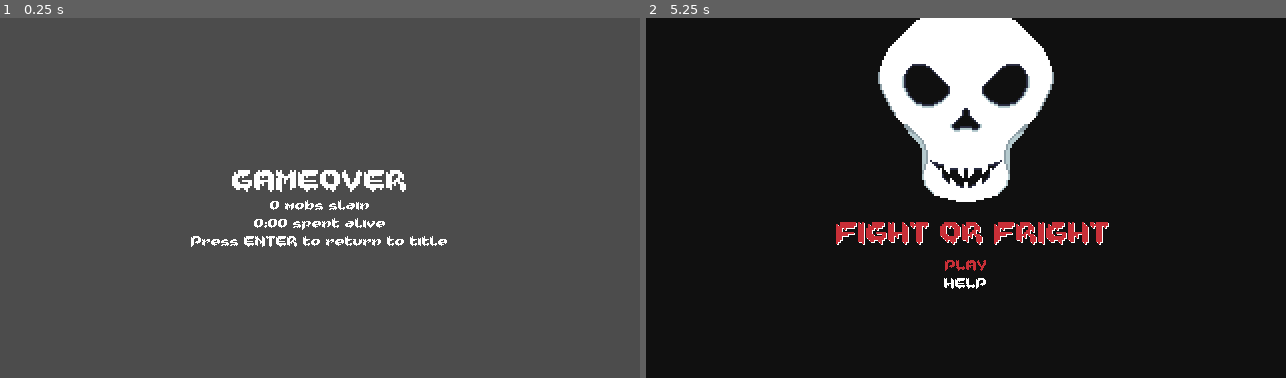
Above: before the commit, frames 1-2 (left to right).
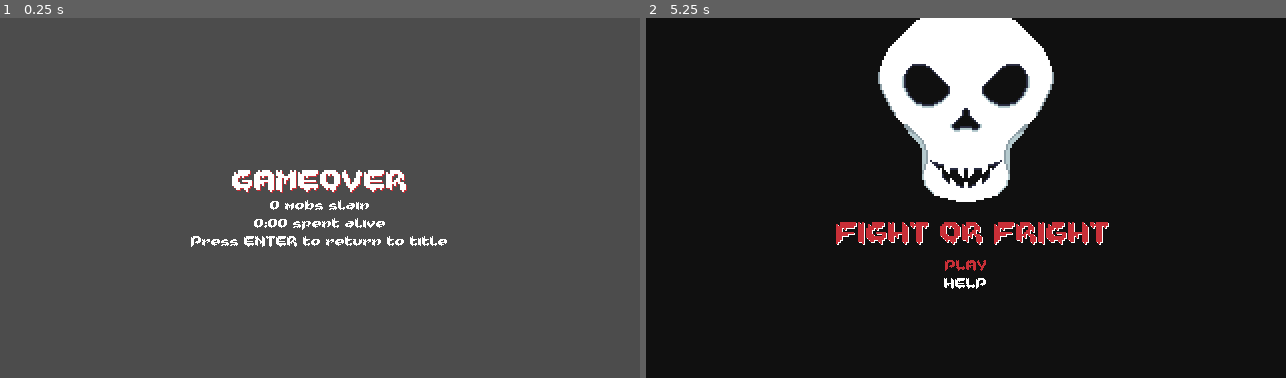
Above: after the commit, the same moments.

Repository: RustyMonky/fightOrFright
Game: Godot game, scene res://levels/gameover.tscn
Two runs of this game, one before a commit and one after it. Both use one fixed random seed, a clock stepped at 60 frames per second and the inputs below. This scene is started directly instead of the project's main scene.
Inputs:
- Up to frame 1 (0.25 s): no input
- Up to frame 2 (5.25 s): tap Enter (ui_accept) at 0.5, 1.35, 1.52, 1.82, 2, 2.85, 3.02, 3.32, 3.5, 4.35, 4.52, 4.82 s; hold Right (ui_right) 0.53-1.28 s; hold Enter (ui_accept) 0.53-1.28 s; hold Down (ui_down) 1.28-2.03 s; hold Right (ui_right) 2.03-2.78 s; hold Enter (ui_accept) 2.03-2.78 s; hold Up (ui_up) 2.78-3.53 s; hold Enter (ui_accept) 3.53-4.28 s; hold Left (ui_left) 3.53-5.03 s; tap Escape (ui_cancel) at 4.15 s; hold Down (ui_down) from 5.03 s (still down); hold Enter (ui_accept) from 5.03 s (still down)

The runs differ from the first frame. In frame 1, 0.2% of the frame differs, in the area x 36-64%, y 42-49%; in frame 2, nothing differs.

Commit message:
Fixes gameover labels duplication bug

Diff:
--- a/levels/gameover.tscn
+++ b/levels/gameover.tscn
@@ -22,7 +22,6 @@
 
 [node name="canvas" type="CanvasLayer" parent="." index="0"]
 
-editor/display_folded = true
 layer = 1
 offset = Vector2( 0, 0 )
 rotation = 0.0
@@ -63,13 +62,15 @@
 size_flags_horizontal = 1
 size_flags_vertical = 4
 custom_fonts/font = ExtResource( 2 )
+custom_colors/font_color = Color( 1, 1, 1, 1 )
+custom_colors/font_color_shadow = Color( 0.788235, 0.188235, 0.219608, 1 )
 text = "Gameover"
 align = 1
 uppercase = true
 percent_visible = 1.0
 lines_skipped = 0
 max_lines_visible = -1
-_sections_unfolded = [ "custom_fonts" ]
+_sections_unfolded = [ "custom_colors", "custom_fonts" ]
 
 [node name="mobsLabel" type="Label" parent="canvas/centerBox" index="1"]
 
--- a/levels/main.gd
+++ b/levels/main.gd
@@ -1,6 +1,8 @@
 extends Node2D
 
 onready var timmy = $timmy
+
+var hasGameover = false
 
 func _ready():
 	# Called when the node is added to the scene for the first time.
@@ -19,6 +21,7 @@
 		else:
 			gameData.secondsAlive += 1
 
-	else:
+	elif !hasGameover:
+		hasGameover = true
 		var gameoverScene = load("res://levels/gameover.tscn").instance()
 		self.add_child(gameoverScene)
--- a/levels/title.tscn
+++ b/levels/title.tscn
@@ -7,7 +7,7 @@
 [ext_resource path="res://assets/sounds/music/ZombiesAreComing.wav" type="AudioStream" id=5]
 [ext_resource path="res://actors/enemies/spawner.tscn" type="PackedScene" id=6]
 
-[node name="title" type="Control" index="0"]
+[node name="title" type="Control"]
 
 anchor_left = 0.0
 anchor_top = 0.0
